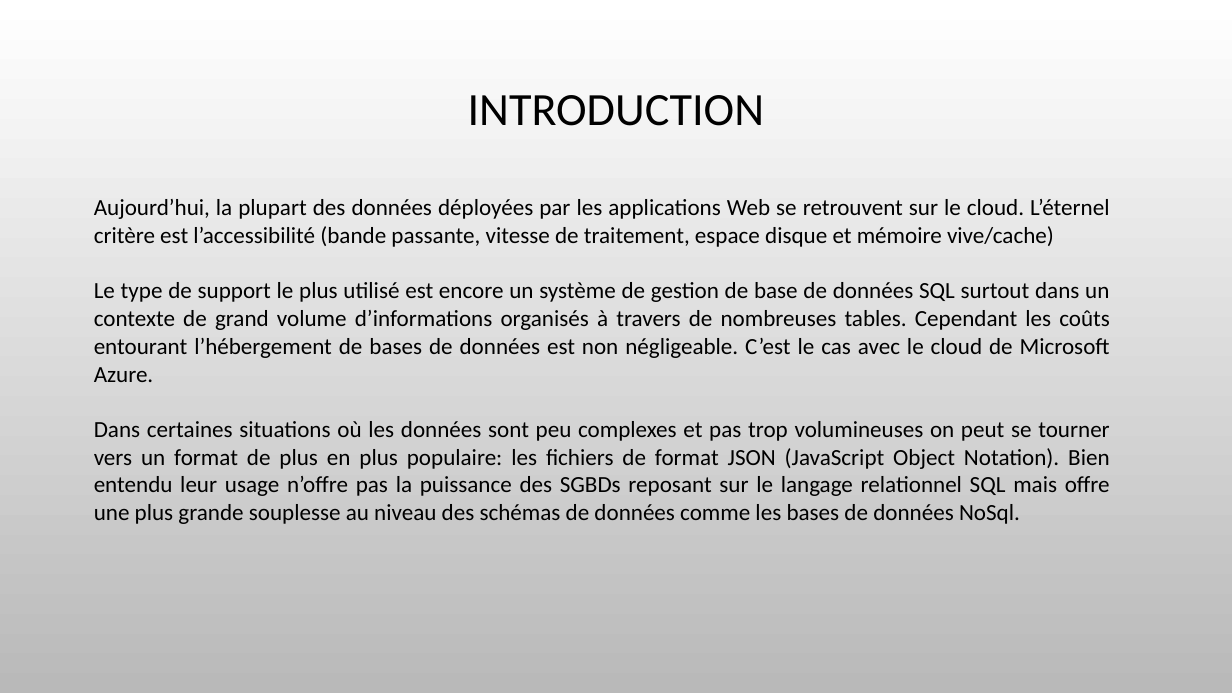
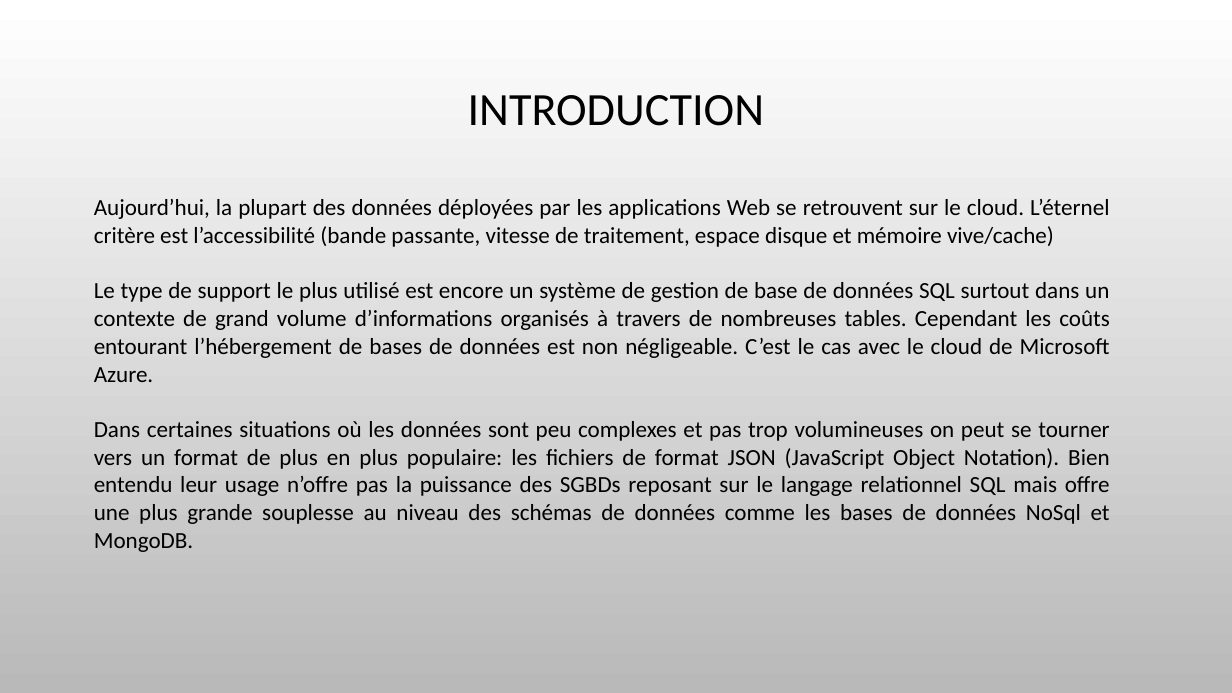
Before and after one commit to Nicolas-Chourot/JsonDemo2025, a slide deck: slide 2 of Support des données avec des fichiers Json.pptx. Drawn at 1232x693 pixels with LibreOffice and Linux fonts; fonts in the diff are those of the drawing; background and template pictures are left out. Boxes give left, top, right and bottom in pixels: in the first picture for what was removed or moved away, otherwise in the second. Text is boxed around its words. In the diff, an @@ line names an element or a change of style, - is before the commit and + after.

```diff
--- a/Support des données avec des fichiers Json.pptx
+++ b/Support des données avec des fichiers Json.pptx
@@ text at (x1=94, y1=421, x2=1110, y2=524): text changed @@
-Dans certaines situations où les données sont peu complexes et pas trop volumineuses on peut se tourner vers un format de plus en plus populaire: les fichiers de format JSON (JavaScript Object Notation). Bien entendu leur usage n’offre pas la puissance des SGBDs reposant sur le langage relationnel SQL mais offre une plus grande souplesse au niveau des schémas de données comme les bases de données NoSql.
+Dans certaines situations où les données sont peu complexes et pas trop volumineuses on peut se tourner vers un format de plus en plus populaire: les fichiers de format JSON (JavaScript Object Notation). Bien entendu leur usage n’offre pas la puissance des SGBDs reposant sur le langage relationnel SQL mais offre une plus grande souplesse au niveau des schémas de données comme les bases de données NoSql et MongoDB.
```
Also in this commit, not shown: 2 other slides changed, 2 other files.
